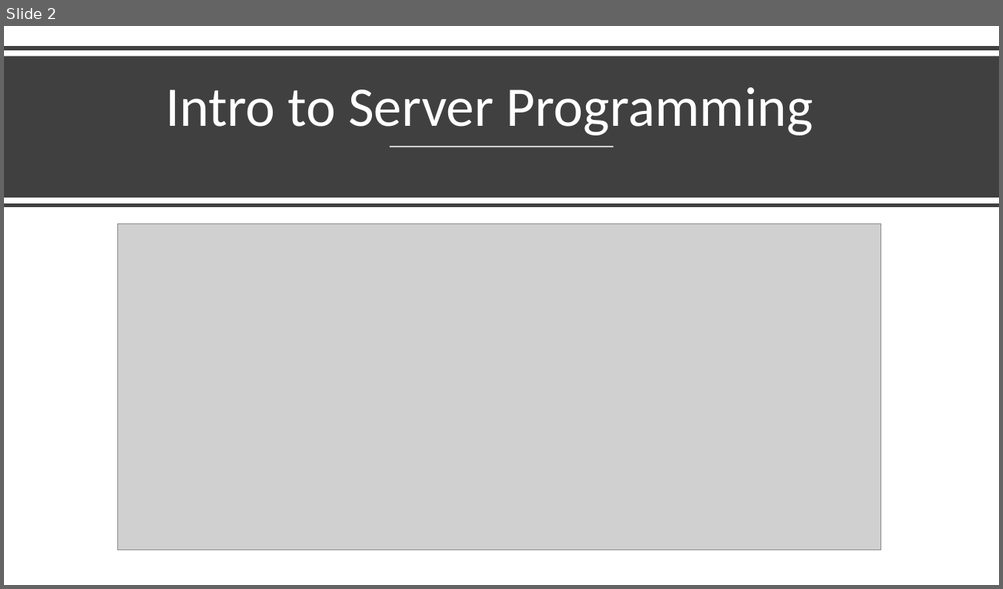
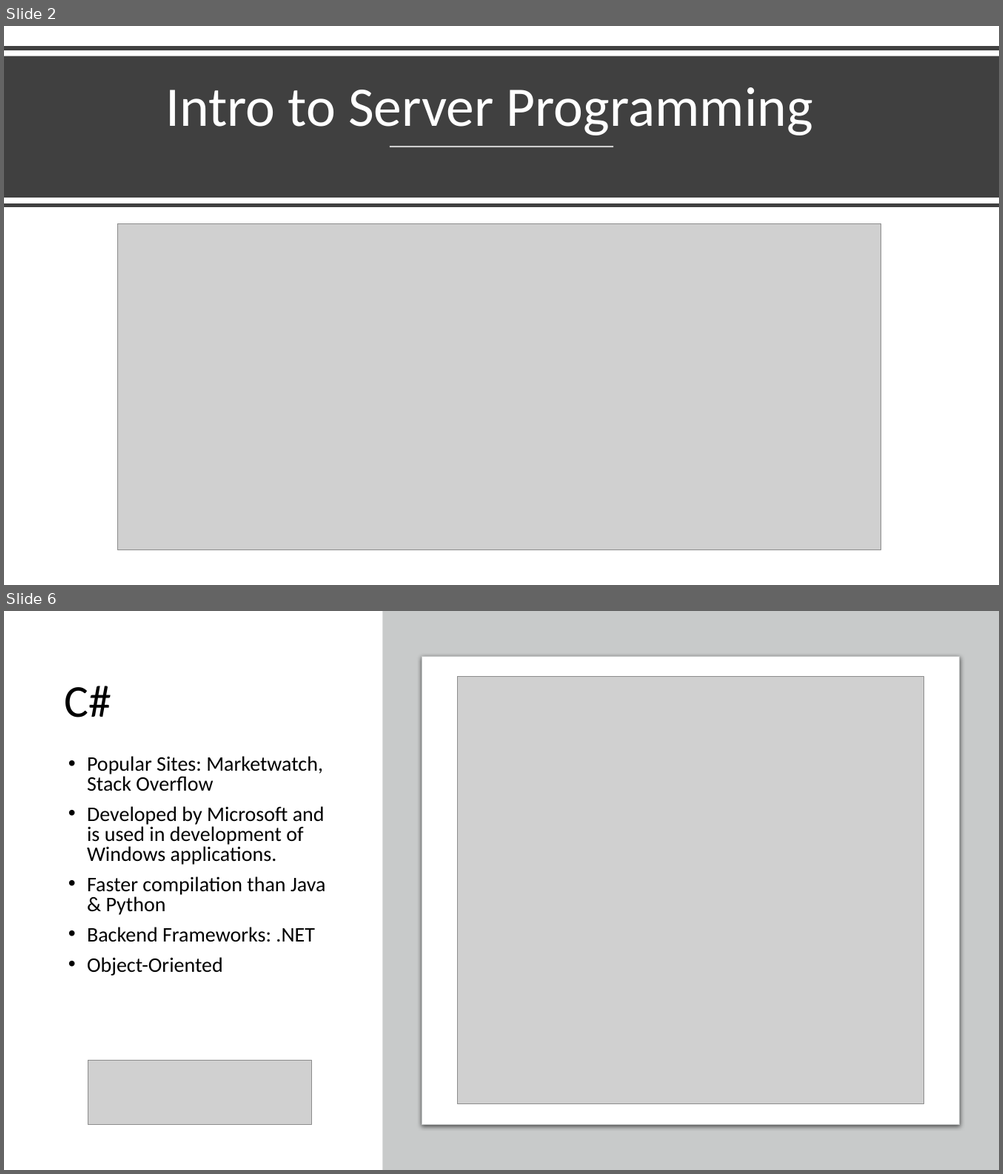
Before and after one commit to Tyler242/tyler242.github.io, a slide deck: server-side-languages.pptx. Shown one above the other, each under a label of ours: slide 2 before the commit, slides 2 and 6 after it; the slides between them are not shown. The pictures are 1003x589 and 1003x1174 pixels, drawn with LibreOffice and Linux fonts; fonts in the diff are those of the drawing; grey boxes stand for pictures. Boxes give left, top, right and bottom in pixels: in the first picture for what was removed or moved away, otherwise in the second. Text is boxed around its words. In the diff, an @@ line names an element or a change of style, - is before the commit and + after.

```diff
--- a/server-side-languages.pptx
+++ b/server-side-languages.pptx
@@ slide 6 added at bbox=[4, 611, 999, 1170], background #FFFFFF @@
@@ rectangle added at bbox=[382, 611, 999, 1170], fill #C8CACA @@
@@ rounded rectangle added at bbox=[422, 657, 959, 1125], fill #FFFFFF, outline #C8CACA 0.75 pt @@
@@ picture added at bbox=[458, 677, 924, 1104] @@
@@ title added at bbox=[65, 686, 112, 718], 44 pt, text #000000 @@
+C#
@@ text added at bbox=[87, 756, 326, 976], 20 pt, text #000000 @@
+• Popular Sites: Marketwatch, Stack Overflow
+• Developed by Microsoft and is used in development of Windows applications.
+• Faster compilation than Java & Python
+• Backend Frameworks: .NET
+• Object-Oriented
@@ picture added at bbox=[88, 1061, 311, 1125] @@
```
Also in this commit, not shown: 1 slide changed, 5 other slides added, 5 slides removed.
